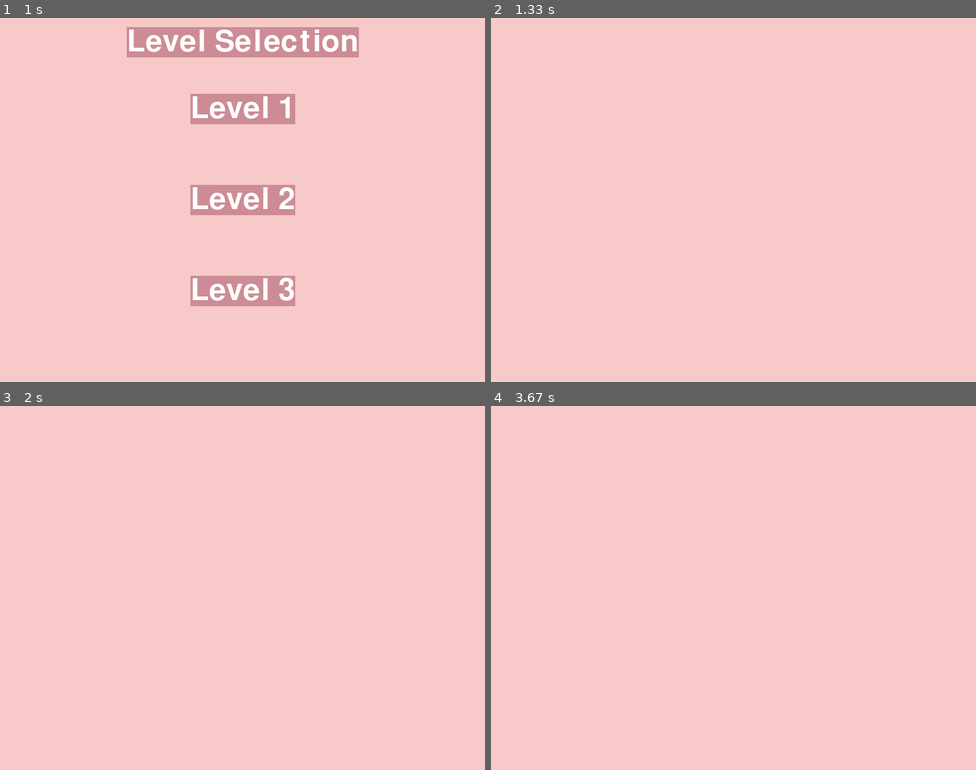
Above: before the commit, frames 1-4 (two rows, left to right).
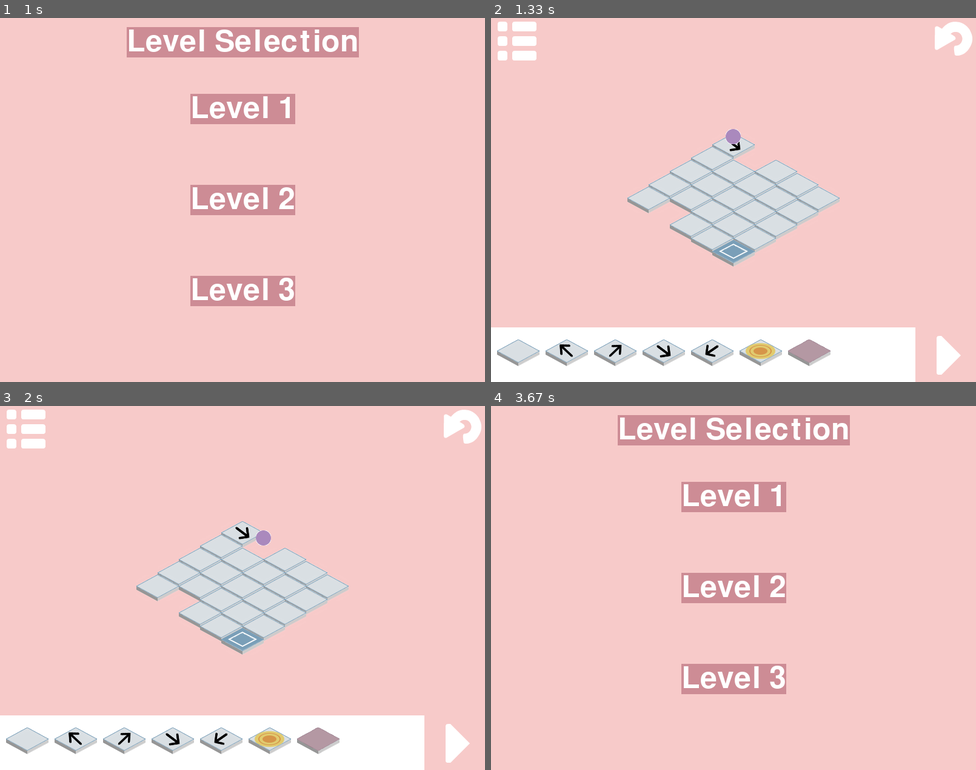
Above: after the commit, the same moments.

Repository: ameliakuang/112TP
Game: pygame game, started from trial/Game.py
The game is run twice, just before and just after one commit, with the same random seed, the same clock (stepped at 60 frames per second) and the same inputs.
Inputs (mouse positions are in pixels of both pictures, inside the frame that each line leads up to):
- Up to frame 1 (1 s): press the mouse at (242, 229) at 0.37 s; move the mouse to (247, 269) at 0.47 s; release the mouse at (257, 309) at 0.6 s; click (203, 185) at 0.85 s
- Up to frame 2 (1.33 s): no input
- Up to frame 3 (2 s): click (446, 733) at 1.4 s; tap Enter at 1.77 s
- Up to frame 4 (3.67 s): press the mouse at (520, 435) at 3.6 s

Frame 1 is identical in both runs. In frame 2, 22% of the frame differs, in the area x 0-100%, y 1-100%; in frame 3, 22%; in frame 4, 9.2%.

Commit message:
add level 1

Diff:
--- a/trial/Board.py
+++ b/trial/Board.py
@@ -2,13 +2,13 @@
 from Player import Player
 from Tiles import *
 import utility
+import random
 
 
 class Board(object):
-    def __init__(self, n, player):
+    def __init__(self, n, player, level):
         self.rows = self.cols = n
-        self.board = Board.generateBoard(n)
-        #self.controlBar = Board.generateControlBar(self.board)
+        self.board = self.generateBoard(5, 1)
         self.player = player
 
         self.tileWidth = 70
@@ -16,8 +16,7 @@
         self.halfTileWidth = self.tileWidth//2
         self.halfTileHeight = self.tileHeight//2
 
-        # Group for the generated tiles
-        self.options = pygame.sprite.Group()
+
 
 
 
@@ -31,19 +30,34 @@
     6: jump tiles
     7: cube
     8：target tiles
+    9: empty spot
     '''
-    @staticmethod
-    def generateBoard(n):
-        board = [ [ None ] * n for row in range(n)]
-        board[0][0] = -1
-        #solution = solve(board)
-        #if solution != None:
-            #pass
-        return [[-1, 0, 0,0,2],
-                [0, 0, 0,0,0],
-                [0, 0, 0,0,0],
-                [6, 7, 0,0,0],
-                [9, 0, 0,0,1]]
+    def generateBoard(self, n, level):
+        if level == 0:
+            return [[-1, 0, 0,0,2],
+                    [0, 0, 0,0,0],
+                    [0, 0, 0,0,0],
+                    [6, 7, 0,0,0],
+                    [9, 0, 0,0,1]]
+        elif level == 1:
+            board = [[0] * n for row in range(n)]
+            board[0][0] = -1
+            board[n-1][n-1] = 8
+            # generate two possibilities
+            temp = random.randint(1, 3)
+            # two spots for portal tiles
+            if(temp == 1):
+                row_on_0th_col = random.randint(1, n-2)
+                row_on_last_col = random.randint(1, n-2)
+                board[row_on_0th_col][0] = 9
+                board[row_on_last_col][n-1] = 9
+            elif(temp == 2):
+                board[n-1][0] = 9
+            else:
+                row_on_0th_col = random.randint(1, n-2)
+                board[row_on_0th_col][0] = 9
+                board[row_on_0th_col][n-1] = 9
+            return board
 
     def draw(self, screen):
         for row in range(len(self.board)):
@@ -101,6 +115,6 @@
         iso_x, iso_y = utility.mapToIso(self.player.row, self.player.col, self.cols, self.halfTileWidth, self.halfTileHeight, screen)
         playerGroup = pygame.sprite.GroupSingle(self.player)
         # centered_y-10 to makes the player looks like higher than the board
-        self.player.rect.x, self.player.rect.y = iso_x, iso_y-10
+        self.player.rect.x, self.player.rect.y = iso_x, iso_y-15
         self.player.image.set_colorkey((255,255,255))
         screen.blit(self.player.image, (self.player.rect.x,self.player.rect.y))
--- a/trial/Game.py
+++ b/trial/Game.py
@@ -4,7 +4,6 @@
 from Player import *
 from Tiles import *
 from Control import *
-from Scene import *
 import utility
 import copy
 
@@ -20,8 +19,11 @@
         # Board
         ## self.boardObject is an object of the class Board
         ## self.board is the 2d list representation of the board object
-        self.boardObject = Board(5, self.player)
+        self.level = 0
+        self.boardObject = Board(5, self.player, self.level)
         self.board = copy.deepcopy(self.boardObject.board)
+        print(self.board)
+
 
         # Control
         self.begin = Begin(self.width, self.height)
@@ -249,11 +251,14 @@
     def levelSelectionMousePressed(self, x, y):
         pos = (x, y)
         if(self.textRect1.collidepoint(pos)):
-            self.mode = "level1"
+            self.level = 1
+            self.mode = "playGame"
         elif(self.textRect2.collidepoint(pos)):
-            self.mode = "level2"
+            self.level = 2
+            self.mode = "playGame"
         elif(self.textRect3.collidepoint(pos)):
-            self.mode = "level3"
+            self.level3 = 3
+            self.mode = "playGame"
     def levelSelectionTimerFired(self, dt):
         pass
     def levelSelectionRedrawAll(self, screen):
